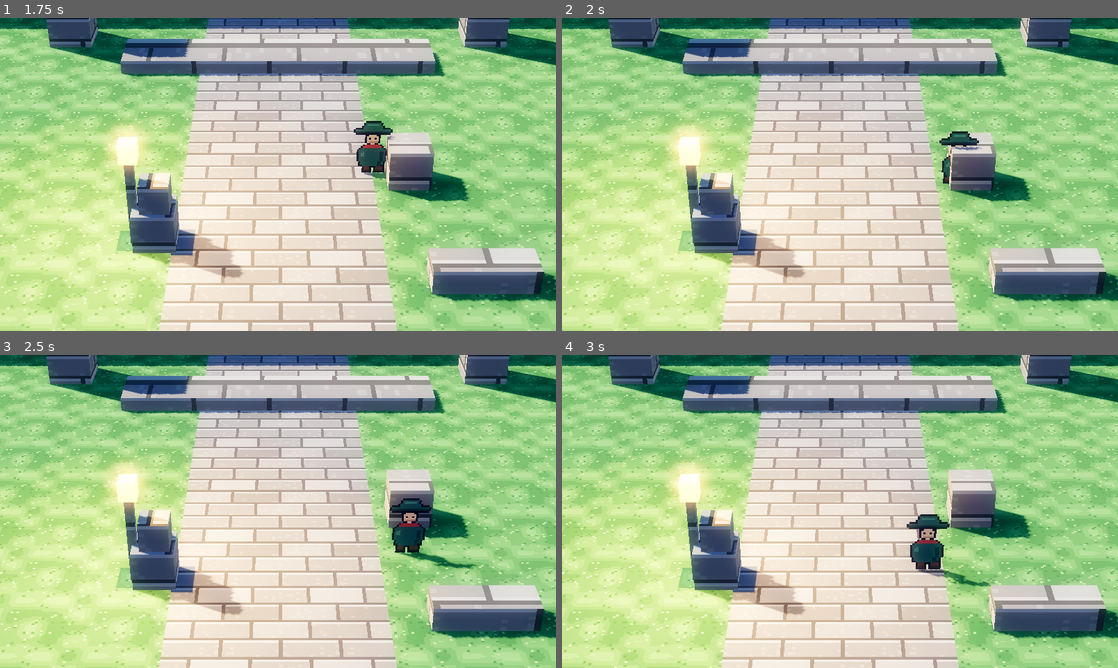
Above: before the commit, frames 1-4 (two rows, left to right).
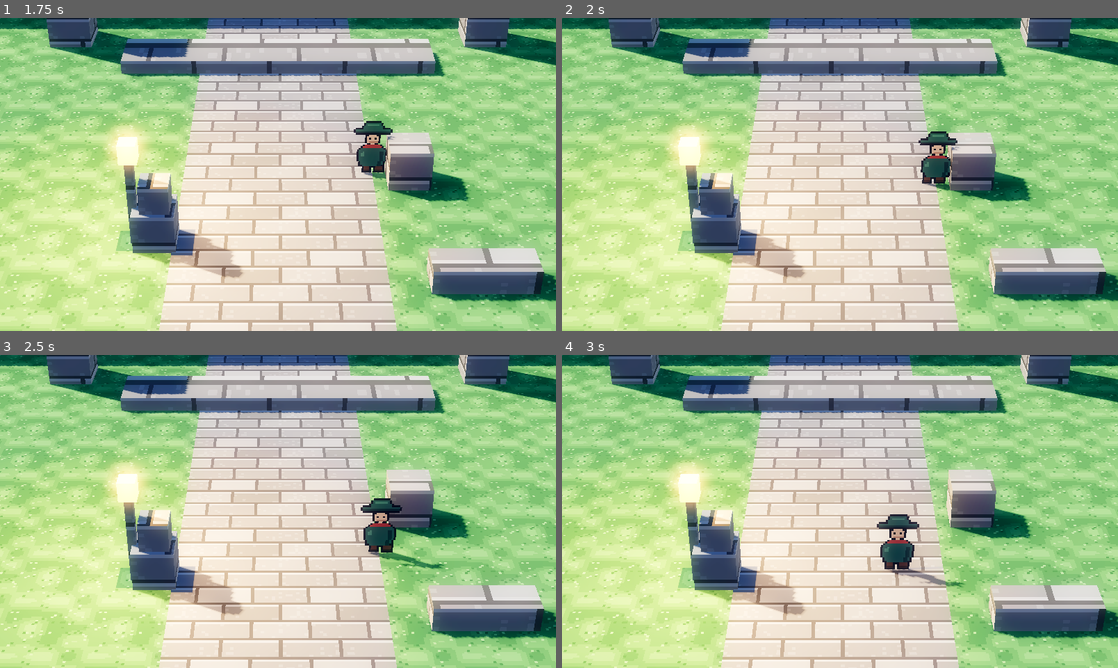
Above: after the commit, the same moments.

Repository: LeoGimre/hd2d-antfarm
Game: Godot game, scene res://tools/demos/traversal_demo.tscn
Same seed, same stepped clock (60 frames per second), same inputs: the game is played once before the commit and once after it. This scene is started directly instead of the project's main scene.
Inputs:
- Up to frame 1 (1.75 s): hold D (move_right) 0.53-1.28 s; hold S (move_down) from 1.28 s (still down)
- Up to frame 2 (2 s): keep holding S (move_down)
- Up to frame 3 (2.5 s): release S (move_down) at 2.03 s; hold D (move_right) from 2.03 s (still down)
- Up to frame 4 (3 s): release D (move_right) at 2.78 s; hold W (move_up) from 2.78 s (still down)

Frame 1 is identical in both runs. In frame 2, 1.0% of the frame differs, in the area x 64-76%, y 36-58%; in frame 3, 2.0%; in frame 4, 2.1%, in the area x 56-78%, y 50-75%.

Commit message:
Give set dressing collision, so the traveler stops at the world
Every prop in the diorama — walls, pillars, crates, the bench, the lantern
post — was a bare MeshInstance3D. move_and_slide() had nothing to slide
against, so the character controller from the last tick walked straight
through all of it. _block() now builds a StaticBody3D per prop, with the
same BoxMesh for the visual and a matching BoxShape3D for collision, instead
of returning the mesh node directly. Nothing referenced the old return type
outside add_child(), so the swap was a pure addition.

Updated traversal_demo.gd to prove it: after the existing 8-direction
compass loop, the script re-anchors the traveler to the origin and walks it
down and then left, straight at CrateA. The held input keeps going for 5s
but the position stalls after ~0.6s of travel once the capsule meets the
crate's collider — held input, no motion, which is the whole point of this
checkbox.

Two dead ends on the way: first, the compass loop no longer nets back to
the origin the way it used to, because now it shares the scene with real
colliders — a leg that clips CrateC mid-loop leaves the traveler off-center,
which is why the deliberate approach explicitly resets position and
velocity first instead of assuming where the loop left off. Second, and
more embarrassingly, the demo's own step scheduler had a pre-existing
off-by-one: _process() compared elapsed time against _steps[_step][1] using
the *post-increment* index, i.e. the next step's duration, not the active
step's. Invisible for a year because every compass leg shared the same
LEG_SECONDS, it broke instantly once this tick added steps with different
durations — the "walk down" step ran for whatever the *next* step's
duration was instead of 0.6s. Fixed by capturing _current_duration when a
step starts, compared against on every following frame, rather than
re-deriving it from a moving index.

Ground plane intentionally still has no collision shape; movement stays
flat/top-down per the standing decision in STATE.md, only the props needed
solid bodies.

Co-Authored-By: Claude Opus 5 <noreply@anthropic.com>

Diff:
--- a/game/scenes/diorama.tscn
+++ b/game/scenes/diorama.tscn
@@ -73,119 +73,151 @@
 [sub_resource type="BoxMesh" id="BoxMesh_47q54"]
 size = Vector3(30, 2.4, 1)
 
-[sub_resource type="StandardMaterial3D" id="StandardMaterial3D_nrs5m"]
+[sub_resource type="BoxShape3D" id="BoxShape3D_nrs5m"]
+size = Vector3(30, 2.4, 1)
+
+[sub_resource type="StandardMaterial3D" id="StandardMaterial3D_l16hk"]
 albedo_texture = ExtResource("2_xlwty")
 metallic_specular = 0.05
 roughness = 0.95
 uv1_scale = Vector3(0.875, 2.6249998, 1)
 texture_filter = 2
 
-[sub_resource type="BoxMesh" id="BoxMesh_l16hk"]
+[sub_resource type="BoxMesh" id="BoxMesh_gh8ov"]
 size = Vector3(1.4, 4.2, 1.4)
 
-[sub_resource type="StandardMaterial3D" id="StandardMaterial3D_gh8ov"]
+[sub_resource type="BoxShape3D" id="BoxShape3D_75i1n"]
+size = Vector3(1.4, 4.2, 1.4)
+
+[sub_resource type="StandardMaterial3D" id="StandardMaterial3D_s4y1d"]
 albedo_texture = ExtResource("2_xlwty")
 metallic_specular = 0.05
 roughness = 0.95
 uv1_scale = Vector3(0.875, 2.6249998, 1)
 texture_filter = 2
 
-[sub_resource type="BoxMesh" id="BoxMesh_75i1n"]
+[sub_resource type="BoxMesh" id="BoxMesh_q38q0"]
 size = Vector3(1.4, 4.2, 1.4)
 
-[sub_resource type="StandardMaterial3D" id="StandardMaterial3D_s4y1d"]
+[sub_resource type="BoxShape3D" id="BoxShape3D_3j0n6"]
+size = Vector3(1.4, 4.2, 1.4)
+
+[sub_resource type="StandardMaterial3D" id="StandardMaterial3D_jv1w0"]
 albedo_texture = ExtResource("2_xlwty")
 metallic_specular = 0.05
 roughness = 0.95
 uv1_scale = Vector3(6.25, 0.275, 1)
 texture_filter = 2
 
-[sub_resource type="BoxMesh" id="BoxMesh_q38q0"]
+[sub_resource type="BoxMesh" id="BoxMesh_1wmg1"]
 size = Vector3(10, 0.44, 1.8)
 
-[sub_resource type="StandardMaterial3D" id="StandardMaterial3D_3j0n6"]
+[sub_resource type="BoxShape3D" id="BoxShape3D_t3tng"]
+size = Vector3(10, 0.44, 1.8)
+
+[sub_resource type="StandardMaterial3D" id="StandardMaterial3D_1o6vo"]
 albedo_texture = ExtResource("2_xlwty")
 metallic_specular = 0.05
 roughness = 0.95
 uv1_scale = Vector3(0.625, 0.625, 1)
 texture_filter = 2
 
-[sub_resource type="BoxMesh" id="BoxMesh_jv1w0"]
-
-[sub_resource type="StandardMaterial3D" id="StandardMaterial3D_1wmg1"]
+[sub_resource type="BoxMesh" id="BoxMesh_8acnu"]
+
+[sub_resource type="BoxShape3D" id="BoxShape3D_u7c3e"]
+
+[sub_resource type="StandardMaterial3D" id="StandardMaterial3D_gx1pa"]
 albedo_texture = ExtResource("2_xlwty")
 metallic_specular = 0.05
 roughness = 0.95
 uv1_scale = Vector3(0.4375, 0.4375, 1)
 texture_filter = 2
 
-[sub_resource type="BoxMesh" id="BoxMesh_t3tng"]
+[sub_resource type="BoxMesh" id="BoxMesh_fmj8v"]
 size = Vector3(0.7, 0.7, 0.7)
 
-[sub_resource type="StandardMaterial3D" id="StandardMaterial3D_1o6vo"]
+[sub_resource type="BoxShape3D" id="BoxShape3D_jakqs"]
+size = Vector3(0.7, 0.7, 0.7)
+
+[sub_resource type="StandardMaterial3D" id="StandardMaterial3D_v7r0w"]
 albedo_texture = ExtResource("2_xlwty")
 metallic_specular = 0.05
 roughness = 0.95
 uv1_scale = Vector3(0.6875, 0.6875, 1)
 texture_filter = 2
 
-[sub_resource type="BoxMesh" id="BoxMesh_8acnu"]
+[sub_resource type="BoxMesh" id="BoxMesh_ey4f6"]
 size = Vector3(1.1, 1.1, 1.1)
 
-[sub_resource type="StandardMaterial3D" id="StandardMaterial3D_u7c3e"]
+[sub_resource type="BoxShape3D" id="BoxShape3D_2mcha"]
+size = Vector3(1.1, 1.1, 1.1)
+
+[sub_resource type="StandardMaterial3D" id="StandardMaterial3D_vbcw4"]
 albedo_texture = ExtResource("2_xlwty")
 metallic_specular = 0.05
 roughness = 0.95
 uv1_scale = Vector3(1.5, 0.375, 1)
 texture_filter = 2
 
-[sub_resource type="BoxMesh" id="BoxMesh_gx1pa"]
+[sub_resource type="BoxMesh" id="BoxMesh_v64kc"]
 size = Vector3(2.4, 0.6, 0.9)
 
-[sub_resource type="StandardMaterial3D" id="StandardMaterial3D_fmj8v"]
+[sub_resource type="BoxShape3D" id="BoxShape3D_wswd4"]
+size = Vector3(2.4, 0.6, 0.9)
+
+[sub_resource type="StandardMaterial3D" id="StandardMaterial3D_w5tug"]
 albedo_texture = ExtResource("2_xlwty")
 metallic_specular = 0.05
 roughness = 0.95
 uv1_scale = Vector3(0.125, 1.4375, 1)
 texture_filter = 2
 
-[sub_resource type="BoxMesh" id="BoxMesh_jakqs"]
+[sub_resource type="BoxMesh" id="BoxMesh_sw4yy"]
 size = Vector3(0.2, 2.3, 0.2)
 
-[sub_resource type="StandardMaterial3D" id="StandardMaterial3D_v7r0w"]
+[sub_resource type="BoxShape3D" id="BoxShape3D_l40u0"]
+size = Vector3(0.2, 2.3, 0.2)
+
+[sub_resource type="StandardMaterial3D" id="StandardMaterial3D_b2wfv"]
 albedo_color = Color(1, 0.74, 0.38, 1)
 emission_enabled = true
 emission = Color(1, 0.6, 0.22, 1)
 emission_energy_multiplier = 1.8
 
-[sub_resource type="BoxMesh" id="BoxMesh_ey4f6"]
+[sub_resource type="BoxMesh" id="BoxMesh_jucem"]
 size = Vector3(0.42, 0.5, 0.42)
 
-[sub_resource type="StandardMaterial3D" id="StandardMaterial3D_2mcha"]
+[sub_resource type="StandardMaterial3D" id="StandardMaterial3D_4uwp8"]
 albedo_texture = ExtResource("2_xlwty")
 metallic_specular = 0.05
 roughness = 0.95
 uv1_scale = Vector3(1, 2.875, 1)
 texture_filter = 2
 
-[sub_resource type="BoxMesh" id="BoxMesh_vbcw4"]
+[sub_resource type="BoxMesh" id="BoxMesh_8nf1q"]
 size = Vector3(1.6, 4.6, 1.6)
 
-[sub_resource type="StandardMaterial3D" id="StandardMaterial3D_v64kc"]
+[sub_resource type="BoxShape3D" id="BoxShape3D_rk1jn"]
+size = Vector3(1.6, 4.6, 1.6)
+
+[sub_resource type="StandardMaterial3D" id="StandardMaterial3D_aubo7"]
 albedo_texture = ExtResource("2_xlwty")
 metallic_specular = 0.05
 roughness = 0.95
 uv1_scale = Vector3(1, 2.875, 1)
 texture_filter = 2
 
-[sub_resource type="BoxMesh" id="BoxMesh_wswd4"]
+[sub_resource type="BoxMesh" id="BoxMesh_to3mk"]
 size = Vector3(1.6, 4.6, 1.6)
 
-[sub_resource type="CapsuleShape3D" id="CapsuleShape3D_w5tug"]
+[sub_resource type="BoxShape3D" id="BoxShape3D_mc0ub"]
+size = Vector3(1.6, 4.6, 1.6)
+
+[sub_resource type="CapsuleShape3D" id="CapsuleShape3D_7mwbc"]
 radius = 0.35
 height = 1.6
 
-[sub_resource type="SpriteFrames" id="SpriteFrames_sw4yy"]
+[sub_resource type="SpriteFrames" id="SpriteFrames_jen4n"]
 animations = [{
 "frames": [{
 "duration": 1.0,
@@ -222,12 +254,12 @@
 dof_blur_near_transition = 7.0
 dof_blur_amount = 0.2
 
-[node name="Diorama" type="Node3D" unique_id=683605622]
-
-[node name="WorldEnvironment" type="WorldEnvironment" parent="." unique_id=412307471]
+[node name="Diorama" type="Node3D" unique_id=462087561]
+
+[node name="WorldEnvironment" type="WorldEnvironment" parent="." unique_id=231671447]
 environment = SubResource("Environment_v812j")
 
-[node name="Sun" type="DirectionalLight3D" parent="." unique_id=454563267]
+[node name="Sun" type="DirectionalLight3D" parent="." unique_id=1217342070]
 transform = Transform3D(-0.46947157, 0.61334693, -0.6351393, 0, 0.7193398, 0.6946584, 0.88294756, 0.32612237, -0.33770958, 0, 0, 0)
 light_color = Color(1, 0.88, 0.7, 1)
 light_energy = 1.25
@@ -236,12 +268,12 @@
 shadow_blur = 2.6
 directional_shadow_max_distance = 70.0
 
-[node name="SkyFill" type="DirectionalLight3D" parent="." unique_id=18448208]
+[node name="SkyFill" type="DirectionalLight3D" parent="." unique_id=1316734721]
 transform = Transform3D(0.4694716, -0.41451877, 0.7795964, 0, 0.88294756, 0.46947157, -0.88294756, -0.22040357, 0.4145188, 0, 0, 0)
 light_color = Color(0.68, 0.77, 0.94, 1)
 light_energy = 0.3
 
-[node name="LanternLight" type="OmniLight3D" parent="." unique_id=1845331112]
+[node name="LanternLight" type="OmniLight3D" parent="." unique_id=1485644065]
 transform = Transform3D(1, 0, 0, 0, 1, 0, 0, 0, 1, -3.4, 2.45, 1.6)
 light_color = Color(1, 0.7, 0.34, 1)
 light_energy = 4.0
@@ -249,85 +281,140 @@
 omni_range = 9.0
 omni_attenuation = 1.5
 
-[node name="Ground" type="MeshInstance3D" parent="." unique_id=633664928]
+[node name="Ground" type="MeshInstance3D" parent="." unique_id=1257492733]
 material_override = SubResource("StandardMaterial3D_p6lhn")
 mesh = SubResource("PlaneMesh_yq5r4")
 
-[node name="StonePath" type="MeshInstance3D" parent="." unique_id=2025840753]
+[node name="StonePath" type="MeshInstance3D" parent="." unique_id=35323088]
 transform = Transform3D(1, 0, 0, 0, 1, 0, 0, 0, 1, 0, 0.012, 0)
 material_override = SubResource("StandardMaterial3D_0v1je")
 mesh = SubResource("PlaneMesh_1fyqf")
 
-[node name="SetDressing" type="Node3D" parent="." unique_id=1545913095]
-
-[node name="WallBack" type="MeshInstance3D" parent="SetDressing" unique_id=423656651]
+[node name="SetDressing" type="Node3D" parent="." unique_id=206387689]
+
+[node name="WallBack" type="StaticBody3D" parent="SetDressing" unique_id=874738763]
 transform = Transform3D(1, 0, 0, 0, 1, 0, 0, 0, 1, 0, 1.2, -13)
+
+[node name="Mesh" type="MeshInstance3D" parent="SetDressing/WallBack" unique_id=803500866]
 material_override = SubResource("StandardMaterial3D_l8w3t")
 mesh = SubResource("BoxMesh_47q54")
 
-[node name="PillarBackL" type="MeshInstance3D" parent="SetDressing" unique_id=80075924]
+[node name="@CollisionShape3D@2" type="CollisionShape3D" parent="SetDressing/WallBack" unique_id=1466629802]
+shape = SubResource("BoxShape3D_nrs5m")
+
+[node name="PillarBackL" type="StaticBody3D" parent="SetDressing" unique_id=1176016896]
 transform = Transform3D(1, 0, 0, 0, 1, 0, 0, 0, 1, -7, 2.1, -10.5)
-material_override = SubResource("StandardMaterial3D_nrs5m")
-mesh = SubResource("BoxMesh_l16hk")
-
-[node name="PillarBackR" type="MeshInstance3D" parent="SetDressing" unique_id=1992042909]
+
+[node name="Mesh" type="MeshInstance3D" parent="SetDressing/PillarBackL" unique_id=1310695108]
+material_override = SubResource("StandardMaterial3D_l16hk")
+mesh = SubResource("BoxMesh_gh8ov")
+
+[node name="@CollisionShape3D@3" type="CollisionShape3D" parent="SetDressing/PillarBackL" unique_id=835495886]
+shape = SubResource("BoxShape3D_75i1n")
+
+[node name="PillarBackR" type="StaticBody3D" parent="SetDressing" unique_id=97126265]
 transform = Transform3D(1, 0, 0, 0, 1, 0, 0, 0, 1, 7, 2.1, -10.5)
-material_override = SubResource("StandardMaterial3D_gh8ov")
-mesh = SubResource("BoxMesh_75i1n")
-
-[node name="StepsBack" type="MeshInstance3D" parent="SetDressing" unique_id=1702958593]
-transform = Transform3D(1, 0, 0, 0, 1, 0, 0, 0, 1, 0, 0.22, -8.6)
+
+[node name="Mesh" type="MeshInstance3D" parent="SetDressing/PillarBackR" unique_id=1752630506]
 material_override = SubResource("StandardMaterial3D_s4y1d")
 mesh = SubResource("BoxMesh_q38q0")
 
-[node name="CrateA" type="MeshInstance3D" parent="SetDressing" unique_id=1156453471]
+[node name="@CollisionShape3D@4" type="CollisionShape3D" parent="SetDressing/PillarBackR" unique_id=511319422]
+shape = SubResource("BoxShape3D_3j0n6")
+
+[node name="StepsBack" type="StaticBody3D" parent="SetDressing" unique_id=717405199]
+transform = Transform3D(1, 0, 0, 0, 1, 0, 0, 0, 1, 0, 0.22, -8.6)
+
+[node name="Mesh" type="MeshInstance3D" parent="SetDressing/StepsBack" unique_id=856453997]
+material_override = SubResource("StandardMaterial3D_jv1w0")
+mesh = SubResource("BoxMesh_1wmg1")
+
+[node name="@CollisionShape3D@5" type="CollisionShape3D" parent="SetDressing/StepsBack" unique_id=2038707399]
+shape = SubResource("BoxShape3D_t3tng")
+
+[node name="CrateA" type="StaticBody3D" parent="SetDressing" unique_id=1250915819]
 transform = Transform3D(1, 0, 0, 0, 1, 0, 0, 0, 1, -2.9, 0.5, 1.6)
-material_override = SubResource("StandardMaterial3D_3j0n6")
-mesh = SubResource("BoxMesh_jv1w0")
-
-[node name="CrateB" type="MeshInstance3D" parent="SetDressing" unique_id=1841888250]
-transform = Transform3D(1, 0, 0, 0, 1, 0, 0, 0, 1, -2.85, 1.35, 1.65)
-material_override = SubResource("StandardMaterial3D_1wmg1")
-mesh = SubResource("BoxMesh_t3tng")
-
-[node name="CrateC" type="MeshInstance3D" parent="SetDressing" unique_id=171150976]
-transform = Transform3D(1, 0, 0, 0, 1, 0, 0, 0, 1, 3.4, 0.55, -1.2)
+
+[node name="Mesh" type="MeshInstance3D" parent="SetDressing/CrateA" unique_id=566563630]
 material_override = SubResource("StandardMaterial3D_1o6vo")
 mesh = SubResource("BoxMesh_8acnu")
 
-[node name="BenchR" type="MeshInstance3D" parent="SetDressing" unique_id=649129414]
-transform = Transform3D(1, 0, 0, 0, 1, 0, 0, 0, 1, 4.6, 0.3, 3.2)
-material_override = SubResource("StandardMaterial3D_u7c3e")
-mesh = SubResource("BoxMesh_gx1pa")
-
-[node name="LanternPost" type="MeshInstance3D" parent="SetDressing" unique_id=355718394]
-transform = Transform3D(1, 0, 0, 0, 1, 0, 0, 0, 1, -3.4, 1.15, 1.6)
-material_override = SubResource("StandardMaterial3D_fmj8v")
-mesh = SubResource("BoxMesh_jakqs")
-
-[node name="LanternHead" type="MeshInstance3D" parent="SetDressing" unique_id=1457753183]
-transform = Transform3D(1, 0, 0, 0, 1, 0, 0, 0, 1, -3.4, 2.45, 1.6)
+[node name="@CollisionShape3D@6" type="CollisionShape3D" parent="SetDressing/CrateA" unique_id=239075691]
+shape = SubResource("BoxShape3D_u7c3e")
+
+[node name="CrateB" type="StaticBody3D" parent="SetDressing" unique_id=16247535]
+transform = Transform3D(1, 0, 0, 0, 1, 0, 0, 0, 1, -2.85, 1.35, 1.65)
+
+[node name="Mesh" type="MeshInstance3D" parent="SetDressing/CrateB" unique_id=1700120009]
+material_override = SubResource("StandardMaterial3D_gx1pa")
+mesh = SubResource("BoxMesh_fmj8v")
+
+[node name="@CollisionShape3D@7" type="CollisionShape3D" parent="SetDressing/CrateB" unique_id=319921263]
+shape = SubResource("BoxShape3D_jakqs")
+
+[node name="CrateC" type="StaticBody3D" parent="SetDressing" unique_id=732242164]
+transform = Transform3D(1, 0, 0, 0, 1, 0, 0, 0, 1, 3.4, 0.55, -1.2)
+
+[node name="Mesh" type="MeshInstance3D" parent="SetDressing/CrateC" unique_id=1464281832]
 material_override = SubResource("StandardMaterial3D_v7r0w")
 mesh = SubResource("BoxMesh_ey4f6")
 
-[node name="FgPillarL" type="MeshInstance3D" parent="SetDressing" unique_id=1154114065]
+[node name="@CollisionShape3D@8" type="CollisionShape3D" parent="SetDressing/CrateC" unique_id=241886042]
+shape = SubResource("BoxShape3D_2mcha")
+
+[node name="BenchR" type="StaticBody3D" parent="SetDressing" unique_id=1890357832]
+transform = Transform3D(1, 0, 0, 0, 1, 0, 0, 0, 1, 4.6, 0.3, 3.2)
+
+[node name="Mesh" type="MeshInstance3D" parent="SetDressing/BenchR" unique_id=1556645635]
+material_override = SubResource("StandardMaterial3D_vbcw4")
+mesh = SubResource("BoxMesh_v64kc")
+
+[node name="@CollisionShape3D@9" type="CollisionShape3D" parent="SetDressing/BenchR" unique_id=2022282363]
+shape = SubResource("BoxShape3D_wswd4")
+
+[node name="LanternPost" type="StaticBody3D" parent="SetDressing" unique_id=776613518]
+transform = Transform3D(1, 0, 0, 0, 1, 0, 0, 0, 1, -3.4, 1.15, 1.6)
+
+[node name="Mesh" type="MeshInstance3D" parent="SetDressing/LanternPost" unique_id=1845039915]
+material_override = SubResource("StandardMaterial3D_w5tug")
+mesh = SubResource("BoxMesh_sw4yy")
+
+[node name="@CollisionShape3D@10" type="CollisionShape3D" parent="SetDressing/LanternPost" unique_id=16937342]
+shape = SubResource("BoxShape3D_l40u0")
+
+[node name="LanternHead" type="MeshInstance3D" parent="SetDressing" unique_id=673831762]
+transform = Transform3D(1, 0, 0, 0, 1, 0, 0, 0, 1, -3.4, 2.45, 1.6)
+material_override = SubResource("StandardMaterial3D_b2wfv")
+mesh = SubResource("BoxMesh_jucem")
+
+[node name="FgPillarL" type="StaticBody3D" parent="SetDressing" unique_id=2071402536]
 transform = Transform3D(1, 0, 0, 0, 1, 0, 0, 0, 1, -8, 2.3, 8.6)
-material_override = SubResource("StandardMaterial3D_2mcha")
-mesh = SubResource("BoxMesh_vbcw4")
-
-[node name="FgPillarR" type="MeshInstance3D" parent="SetDressing" unique_id=568975059]
+
+[node name="Mesh" type="MeshInstance3D" parent="SetDressing/FgPillarL" unique_id=1970702974]
+material_override = SubResource("StandardMaterial3D_4uwp8")
+mesh = SubResource("BoxMesh_8nf1q")
+
+[node name="@CollisionShape3D@11" type="CollisionShape3D" parent="SetDressing/FgPillarL" unique_id=439354941]
+shape = SubResource("BoxShape3D_rk1jn")
+
+[node name="FgPillarR" type="StaticBody3D" parent="SetDressing" unique_id=1761486617]
 transform = Transform3D(1, 0, 0, 0, 1, 0, 0, 0, 1, 8, 2.3, 8.6)
-material_override = SubResource("StandardMaterial3D_v64kc")
-mesh = SubResource("BoxMesh_wswd4")
-
-[node name="Traveler" type="CharacterBody3D" parent="." unique_id=971822737]
+
+[node name="Mesh" type="MeshInstance3D" parent="SetDressing/FgPillarR" unique_id=1252744851]
+material_override = SubResource("StandardMaterial3D_aubo7")
+mesh = SubResource("BoxMesh_to3mk")
+
+[node name="@CollisionShape3D@12" type="CollisionShape3D" parent="SetDressing/FgPillarR" unique_id=1559921320]
+shape = SubResource("BoxShape3D_mc0ub")
+
+[node name="Traveler" type="CharacterBody3D" parent="." unique_id=1512629078]
 script = ExtResource("3_xlp2f")
 
-[node name="@CollisionShape3D@2" type="CollisionShape3D" parent="Traveler" unique_id=967318806]
+[node name="@CollisionShape3D@13" type="CollisionShape3D" parent="Traveler" unique_id=1739661434]
 transform = Transform3D(1, 0, 0, 0, 1, 0, 0, 0, 1, 0, 0.8, 0)
-shape = SubResource("CapsuleShape3D_w5tug")
-
-[node name="Sprite" type="AnimatedSprite3D" parent="Traveler" unique_id=756214051]
+shape = SubResource("CapsuleShape3D_7mwbc")
+
+[node name="Sprite" type="AnimatedSprite3D" parent="Traveler" unique_id=650035528]
 transform = Transform3D(1, 0, 0, 0, 1, 0, 0, 0, 1, 0, 0.8, 0)
 cast_shadow = 2
 pixel_size = 0.05
@@ -335,12 +422,12 @@
 shaded = true
 alpha_cut = 1
 texture_filter = 0
-sprite_frames = SubResource("SpriteFrames_sw4yy")
+sprite_frames = SubResource("SpriteFrames_jen4n")
 animation = &"idle"
 
-[node name="DioramaCamera" type="Camera3D" parent="." unique_id=1781046262]
+[node name="DioramaCamera" type="Camera3D" parent="." unique_id=182562456]
 transform = Transform3D(1, 0, 0, 0, 0.8571673, 0.5150381, 0, -0.5150381, 0.8571673, 0, 13.5, 21)
-attributes = SubResource("CameraAttributesPractical_l40u0")
+attributes = SubResource("CameraAttributesPractical_ldfwe")
 current = true
 fov = 18.0
 far = 200.0
--- a/game/tools/build_diorama.gd
+++ b/game/tools/build_diorama.gd
@@ -186,17 +186,30 @@
 	root.add_child(path)
 
 
-func _block(node_name: String, pos: Vector3, size: Vector3) -> MeshInstance3D:
+## A set-dressing block that actually blocks: a StaticBody3D carries the visual
+## mesh and a matching box collider, so the traveler's move_and_slide sees it
+## instead of walking straight through.
+func _block(node_name: String, pos: Vector3, size: Vector3) -> StaticBody3D:
 	var box := BoxMesh.new()
 	box.size = size
 	var mi := MeshInstance3D.new()
-	mi.name = node_name
+	mi.name = "Mesh"
 	mi.mesh = box
-	mi.position = pos
 	mi.material_override = _pixel_material(
 		"res://assets/textures/stone.png",
 		Vector2(size.x, size.y) / STONE_TILE_UNITS)
-	return mi
+
+	var shape := BoxShape3D.new()
+	shape.size = size
+	var collider := CollisionShape3D.new()
+	collider.shape = shape
+
+	var body := StaticBody3D.new()
+	body.name = node_name
+	body.position = pos
+	body.add_child(mi)
+	body.add_child(collider)
+	return body
 
 
 ## Depth layering. Tilt-shift only reads as tilt-shift if there is something
--- a/game/tools/demos/traversal_demo.gd
+++ b/game/tools/demos/traversal_demo.gd
@@ -1,21 +1,31 @@
 extends Node3D
 ## M2 capture demo: scripted input walks the traveler through all 8
 ## directions so the character controller and its walk-cycle animation are
-## visible on camera.
+## visible on camera, then drives it straight into CrateA to demonstrate
+## collision against 3D level geometry — held input, but the traveler stalls
+## once the box collider stops it.
 ##
 ## Movie Maker has no real keyboard, so this presses and releases the same
 ## InputMap actions a player would via Input.action_press/action_release —
 ## it exercises player.gd's actual input path rather than teleporting the
 ## traveler around by hand. The diorama camera is static (camera-follow is
 ## the next M2 checkbox, not this one), so the loop is sized small enough to
-## stay inside its framing: two full compass loops, then a rest so the idle
-## pose shows too.
+## stay inside its framing: two full compass loops, then a straight approach
+## into CrateA (near the origin, at x=-2.9 z=1.6), then a rest to hold the
+## stopped stance for QC frames.
 
 @export var scene_path: String = "res://scenes/diorama.tscn"
 
 const LEG_SECONDS := 0.5
 const LOOPS := 2
-const REST_SECONDS := 4.0
+# CrateA sits at roughly (-2.9, 1.6) in XZ; walking down first lines the
+# traveler's Z up with the crate before the leftward approach hits its face.
+const APPROACH_SECONDS := 0.6
+# Held well past the ~0.6s it actually takes to reach the crate, so a QC
+# frame sampled anywhere in the back half of this window shows the traveler
+# stalled against it rather than mid-approach.
+const BUMP_HOLD_SECONDS := 5.0
+const REST_SECONDS := 1.5
 
 # Ordered clockwise from north; diagonals are two actions held together.
 const DIRECTIONS: Array = [
@@ -31,18 +41,30 @@
 
 var _steps: Array = []
 var _t := 0.0
+var _current_duration := 0.0
 var _step := 0
 var _held: Array[String] = []
+var _traveler: CharacterBody3D
+var _approach_step := -1
 
 
 func _ready() -> void:
 	var packed: PackedScene = load(scene_path)
 	var world: Node = packed.instantiate()
 	add_child(world)
+	_traveler = world.get_node("Traveler")
 
 	for _i in LOOPS:
 		for actions in DIRECTIONS:
 			_steps.append([actions, LEG_SECONDS])
+	# The compass loop now shares the scene with real colliders, so a leg that
+	# clips a crate or the bench can leave the traveler off the octagon's
+	# center instead of the net-zero drift the old, collision-free loop had.
+	# Re-anchor to a known spot before the deliberate approach so the bump
+	# into CrateA is deterministic regardless of where the loop left off.
+	_approach_step = _steps.size()
+	_steps.append([["move_down"], APPROACH_SECONDS])
+	_steps.append([["move_left"], BUMP_HOLD_SECONDS])
 	_steps.append([[], REST_SECONDS])
 
 	_advance()
@@ -50,7 +72,7 @@
 
 func _process(delta: float) -> void:
 	_t += delta
-	if _step < _steps.size() and _t >= _steps[_step][1]:
+	if _t >= _current_duration:
 		_advance()
 
 
@@ -60,7 +82,13 @@
 	_held.clear()
 	_t = 0.0
 	if _step >= _steps.size():
+		# Nothing left to hold against; stay idle at wherever the last step left off.
+		_current_duration = INF
 		return
+	if _step == _approach_step:
+		_traveler.velocity = Vector3.ZERO
+		_traveler.global_position = Vector3.ZERO
+	_current_duration = _steps[_step][1]
 	for action in _steps[_step][0]:
 		Input.action_press(action)
 		_held.append(action)
Not shown: 1 places in game/scenes/diorama.tscn that only renumber resources
